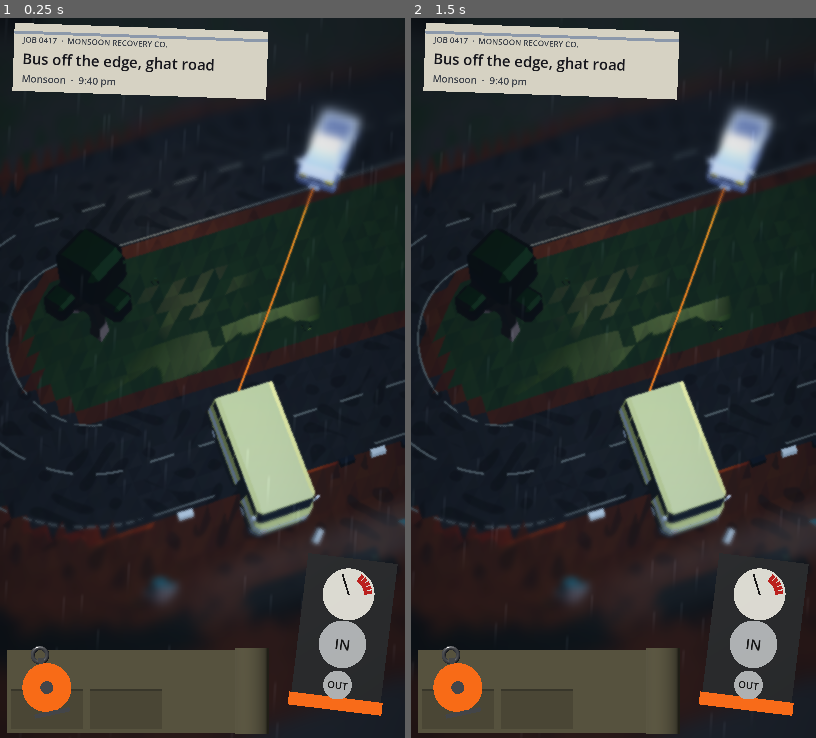
Above: before the commit, frames 1-2 (left to right).
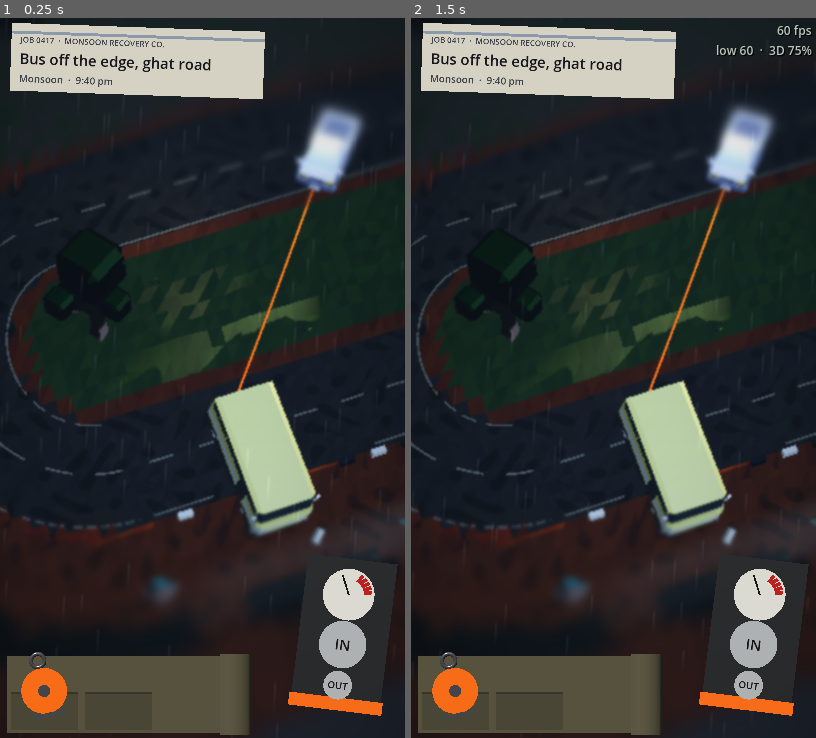
Above: after the commit, the same moments.

Repository: guffawer/bakeoff-site
Game: Godot game, scene res://scenes/main.tscn
The game is run twice, just before and just after one commit, with the same random seed, the same clock (stepped at 60 frames per second) and the same inputs.
Inputs:
- Up to frame 1 (0.25 s): no input
- Up to frame 2 (1.5 s): tap Enter at 0.5 s; tap Space at 1.25 s

The runs differ from the first frame. In frame 1, 2.6% of the frame differs, in the area x 0-96%, y 0-100%; in frame 2, 2.8%, in the area x 0-100%, y 0-100%.

Commit message:
Monsoon Recovery look test, checkpoint 3: live web scene
Web export at looks/snatch/monsoon/ with moving rain and puddle rings, a
debug fps readout, 3D rendered at 75% and stepped down to 50% if the
average drops below 54 fps, and in-world kit that rescales for narrow
phones. The still moves to looks/snatch/monsoon/still/.

Co-Authored-By: Claude Opus 5.5 <noreply@anthropic.com>

Diff:
--- a/snatch-monsoon/scripts/main.gd
+++ b/snatch-monsoon/scripts/main.gd
@@ -13,6 +13,14 @@
 var mist_mats: Array[ShaderMaterial] = []
 var tilt: ShaderMaterial
 var clock := 0.0
+var still_mode := false
+var slip_node: Node3D
+var roll_node: Node3D
+var remote_node: Node3D
+var fps_label: Label
+var frame_times := PackedFloat32Array()
+var fps_timer := 0.0
+var slow_streak := 0
 
 var bus: Node3D
 var truck: Node3D
@@ -26,6 +34,7 @@
 	var args := OS.get_cmdline_user_args()
 	var still := ""
 	if args.has("--still"): still = args[args.find("--still") + 1]
+	still_mode = still != ""
 	var container := SubViewportContainer.new(); container.stretch = true
 	container.set_anchors_preset(Control.PRESET_FULL_RECT); add_child(container)
 	frame = SubViewport.new(); frame.msaa_3d = Viewport.MSAA_DISABLED
@@ -33,6 +42,9 @@
 	container.add_child(frame)
 	if still != "":
 		container.stretch = false; frame.size = Vector2i(1080, 1920)
+	else:
+		# 3D renders below native resolution and is scaled up; the tilt-shift hides the softness.
+		frame.scaling_3d_mode = Viewport.SCALING_3D_MODE_BILINEAR; frame.scaling_3d_scale = 0.75
 	world = Node3D.new(); frame.add_child(world)
 	_environment()
 	_ground()
@@ -45,6 +57,9 @@
 	_camera()
 	_post()
 	_overlay()
+	_fps_readout()
+	frame.size_changed.connect(_relayout)
+	_relayout()
 	if still != "": _save_still(still)
 
 # ---------------------------------------------------------------- world
@@ -296,9 +311,7 @@
 	var r := ColorRect.new(); r.set_anchors_preset(Control.PRESET_FULL_RECT); r.mouse_filter = Control.MOUSE_FILTER_IGNORE
 	tilt = ShaderMaterial.new(); tilt.shader = load("res://shaders/tiltshift.gdshader"); r.material = tilt
 	cl.add_child(r)
-	var screen_eye := cam.unproject_position(eye) / Vector2(frame.size)
-	var screen_mid := cam.unproject_position(eye.lerp(winch, 0.4)) / Vector2(frame.size)
-	tilt.set_shader_parameter("focus", (screen_eye.y + screen_mid.y) * 0.5)
+
 
 # ---------------------------------------------------------------- in-world interface
 
@@ -315,11 +328,56 @@
 	var we := WorldEnvironment.new(); var e := Environment.new(); e.background_mode = Environment.BG_CLEAR_COLOR
 	e.ambient_light_source = Environment.AMBIENT_SOURCE_COLOR; e.ambient_light_color = Color(0.5, 0.52, 0.58); e.ambient_light_energy = 0.7
 	we.environment = e; ow.add_child(we)
-	var aspect := float(frame.size.x) / float(frame.size.y)
-	var hw := 5.0 * aspect
-	_job_slip(ow, Vector3(-hw + 1.95, 4.4, 0.0))
-	_tool_roll(ow, Vector3(-hw + 1.75, -4.35, 0.0))
-	_remote(ow, Vector3(hw - 0.85, -3.55, 0.0))
+	slip_node = _job_slip(ow, Vector3.ZERO)
+	roll_node = _tool_roll(ow, Vector3.ZERO)
+	remote_node = _remote(ow, Vector3.ZERO)
+
+# Keeps the tilt-shift band on the rope and the in-world kit pinned to the screen edges.
+func _relayout() -> void:
+	if frame.size.x <= 0 or frame.size.y <= 0: return
+	var sz := Vector2(frame.size)
+	var screen_eye := cam.unproject_position(eye) / sz
+	var screen_mid := cam.unproject_position(eye.lerp(winch, 0.4)) / sz
+	tilt.set_shader_parameter("focus", (screen_eye.y + screen_mid.y) * 0.5)
+	var hw := 5.0 * sz.x / sz.y
+	# Narrow phones (19.5:9 and taller) get a smaller tool roll, remote and slip so nothing overlaps.
+	var k := clampf(hw / 2.82, 0.72, 1.0)
+	var rk := clampf((2.0 * hw - 1.5 * k - 0.3) / 4.1, 0.55, 1.0)
+	slip_node.scale = Vector3.ONE * 0.82 * k
+	slip_node.position = Vector3(-hw + 0.15 + 2.15 * 0.82 * k, 5.0 - 0.6 * k, 0.0)
+	remote_node.scale = Vector3.ONE * k
+	remote_node.position = Vector3(hw - 0.2 - 0.65 * k, -5.0 + 1.45 * k, 0.0)
+	roll_node.scale = Vector3.ONE * rk
+	roll_node.position = Vector3(-hw + 0.1 + 1.65 * rk, -5.0 + 0.65 * rk, 0.0)
+
+# Debug fps readout (Clip Mode will hide it). It also drops the 3D resolution on slow devices.
+func _fps_readout() -> void:
+	var cl := CanvasLayer.new(); cl.layer = 10; add_child(cl)
+	fps_label = Label.new(); fps_label.add_theme_font_size_override("font_size", 12)
+	fps_label.add_theme_color_override("font_color", Color(0.85, 0.9, 0.85, 0.85))
+	fps_label.add_theme_color_override("font_shadow_color", Color(0, 0, 0, 0.8))
+	fps_label.set_anchors_preset(Control.PRESET_TOP_RIGHT); fps_label.position = Vector2(-120, 4)
+	fps_label.size = Vector2(116, 40); fps_label.horizontal_alignment = HORIZONTAL_ALIGNMENT_RIGHT
+	fps_label.visible = not still_mode
+	cl.add_child(fps_label)
+
+func _update_fps(delta: float) -> void:
+	frame_times.append(delta); fps_timer += delta
+	if fps_timer < 1.0: return
+	var n := frame_times.size(); var sum := 0.0
+	var sorted := frame_times.duplicate(); sorted.sort()
+	for d in frame_times: sum += d
+	var avg := n / sum
+	var worst := 1.0 / sorted[maxi(0, int(n * 0.99) - 1)]
+	var scale := frame.scaling_3d_scale
+	fps_label.text = "%d fps\nlow %d  ·  3D %d%%" % [roundi(avg), roundi(worst), roundi(scale * 100.0)]
+	if avg < 54.0: slow_streak += 1
+	else: slow_streak = 0
+	if slow_streak >= 2 and scale > 0.5:
+		frame.scaling_3d_scale = maxf(0.5, scale - 0.1); slow_streak = 0
+	if OS.has_feature("web"):
+		JavaScriptBridge.eval("window.lookFps = {avg: %f, low: %f, scale: %f};" % [avg, worst, frame.scaling_3d_scale])
+	frame_times.clear(); fps_timer = 0.0
 
 func _mat(col: Color, rough := 0.7, metal := 0.0) -> StandardMaterial3D:
 	var m := StandardMaterial3D.new(); m.albedo_color = col; m.roughness = rough; m.metallic = metal; return m
@@ -334,16 +392,16 @@
 	if w > 0: l.autowrap_mode = TextServer.AUTOWRAP_WORD; l.width = w
 	parent.add_child(l); return l
 
-func _job_slip(ow: Node3D, at: Vector3) -> void:
-	var slip := Node3D.new(); slip.position = at; slip.scale = Vector3.ONE * 0.82; slip.rotation.z = deg_to_rad(-2.0); ow.add_child(slip)
+func _job_slip(ow: Node3D, at: Vector3) -> Node3D:
+	var slip := Node3D.new(); slip.position = at; slip.rotation.z = deg_to_rad(-2.0); ow.add_child(slip)
 	_box(slip, Vector3(4.3, 1.15, 0.02), Vector3.ZERO, _mat(Color(0.86, 0.84, 0.76), 0.95))
 	_box(slip, Vector3(4.3, 0.05, 0.03), Vector3(0, 0.42, 0.01), _mat(Color(0.55, 0.6, 0.66), 0.9))
 	_label(slip, "JOB 0417  ·  MONSOON RECOVERY CO.", Vector3(-2.0, 0.3, 0.03), 0.0042, Color(0.25, 0.27, 0.3)).horizontal_alignment = HORIZONTAL_ALIGNMENT_LEFT
 	_label(slip, "Bus off the edge, ghat road", Vector3(-2.0, -0.02, 0.03), 0.0078, Color(0.1, 0.1, 0.12)).horizontal_alignment = HORIZONTAL_ALIGNMENT_LEFT
 	_label(slip, "Monsoon  ·  9:40 pm", Vector3(-2.0, -0.36, 0.03), 0.0052, Color(0.25, 0.27, 0.3)).horizontal_alignment = HORIZONTAL_ALIGNMENT_LEFT
-	for n in slip.get_children(): if n is Label3D: n.offset = Vector2(0, 0)
-
-func _tool_roll(ow: Node3D, at: Vector3) -> void:
+	return slip
+
+func _tool_roll(ow: Node3D, at: Vector3) -> Node3D:
 	var roll := Node3D.new(); roll.position = at; ow.add_child(roll)
 	var canvas := _mat(Color(0.33, 0.31, 0.22), 1.0)
 	_box(roll, Vector3(3.3, 1.15, 0.08), Vector3.ZERO, canvas)
@@ -367,9 +425,10 @@
 	var hub := MeshInstance3D.new(); var hm := CylinderMesh.new(); hm.top_radius = 0.09; hm.bottom_radius = 0.09; hm.height = 0.22
 	hub.mesh = hm; hub.material_override = steel; hub.rotation.x = PI / 2.0; blk.add_child(hub)
 	_box(blk, Vector3(0.5, 0.06, 0.2), Vector3(0, -0.36, 0), steel)
+	return roll
 	_box(blk, Vector3(0.08, 0.16, 0.12), Vector3(0, 0.34, 0), steel)
 
-func _remote(ow: Node3D, at: Vector3) -> void:
+func _remote(ow: Node3D, at: Vector3) -> Node3D:
 	var r := Node3D.new(); r.position = at; r.rotation.z = deg_to_rad(-7.0); ow.add_child(r)
 	var body := _mat(Color(0.14, 0.145, 0.15), 0.55)
 	_box(r, Vector3(1.25, 2.1, 0.32), Vector3.ZERO, body)
@@ -387,11 +446,13 @@
 		var b := MeshInstance3D.new(); var bm := CylinderMesh.new(); bm.top_radius = spec[2]; bm.bottom_radius = spec[2]; bm.height = 0.1
 		b.mesh = bm; b.material_override = _mat(Color(0.7, 0.71, 0.7), 0.5); b.rotation.x = PI / 2.0; b.position = spec[1]; r.add_child(b)
 		_label(r, spec[0], spec[1] + Vector3(0, 0, 0.06), 0.0062 if spec[0] == "IN" else 0.0042, Color(0.1, 0.1, 0.1))
+	return r
 
 # ---------------------------------------------------------------- loop and capture
 
 func _process(delta: float) -> void:
 	clock += delta
+	if fps_label and not still_mode: _update_fps(delta)
 	if rain_mat: rain_mat.set_shader_parameter("t", clock)
 	if ground_mat: ground_mat.set_shader_parameter("t", clock)
 	if tilt: tilt.set_shader_parameter("t", clock)
Not shown, added: snatch-monsoon/assets/cartoon/bus.glb.import
Not shown, added: snatch-monsoon/assets/cartoon/grass_large.glb.import
Not shown, added: snatch-monsoon/assets/cartoon/plant_bushLarge.glb.import
Not shown, added: snatch-monsoon/assets/cartoon/rock_largeA.glb.import
Not shown, added: snatch-monsoon/assets/cartoon/rock_largeB.glb.import
Not shown, added: snatch-monsoon/assets/cartoon/rock_tallA.glb.import
Not shown, added: snatch-monsoon/assets/cartoon/tractor-shovel.glb.import
Not shown, added: snatch-monsoon/assets/cartoon/tree_default_dark.glb.import
Not shown, added: snatch-monsoon/assets/cartoon/tree_detailed.glb.import
Not shown, added: snatch-monsoon/assets/cartoon/tree_fat.glb.import
Not shown, added: snatch-monsoon/assets/cartoon/tree_fat_darkh.glb.import
Not shown, added: snatch-monsoon/assets/cartoon/tree_oak.glb.import
(and 11 more such lines)
